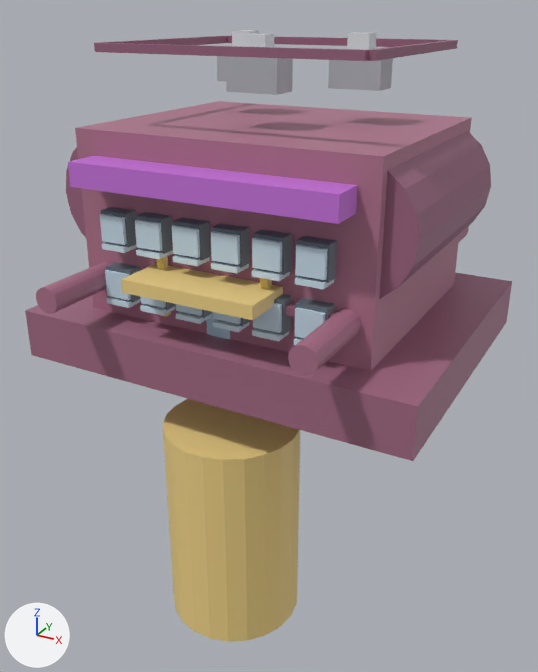
Renders of the glTF model models/casino.glb from each side of a commit.
Rendered twice from a 50 mm lens placed at (1.4, -2.66, 2.44), pointed at (-0.02, -0.08, 1.14). Every picture has the same lights, and +X, +Y and +Z are marked at lower left. The first picture is the older version. Where no turn or scale is listed for an object, it has been applied to the vertices.

The scene before the commit, as lines of its bpy script (objects in view):
```python
me_geometry_0 = bpy.data.meshes.new('geometry_0')
me_geometry_0.from_pydata(...)  # 794 vertices, 1300 faces; spans x -0.83..0.83, y -0.84..0.84, z 0.0..2.36
me_geometry_0.materials.append(mat_defaultmaterial)
ob_geometry_0 = bpy.data.objects.new('geometry_0', me_geometry_0)
ob_geometry_0.location = (0.0, 0.0, 0.0)
```
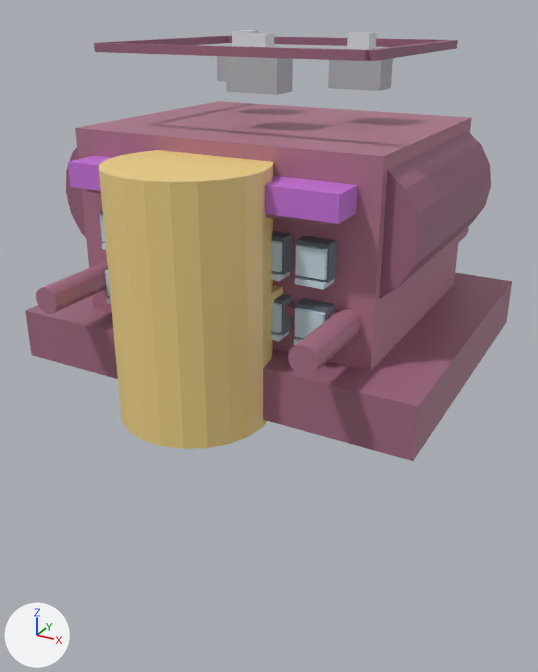
The newer file is also turned or shifted as a whole; pictures and numbers use the older file's frame.

Pixel boxes [x1, y1, x2, y2] of what changed, in the pictures (538 x 672 px; the box of a moved part takes in the faces that stretch with it):
```json
{"object": "geometry_0", "change": "reshaped", "before": [25, 30, 512, 642], "after": [25, 30, 512, 461], "on screen": "30% shorter"}
{"part": 1, "of": "me_geometry_0", "change": "moved or reshaped", "before": [163, 399, 300, 642], "after": [99, 150, 273, 449]}
{"part": 2, "of": "me_geometry_0", "change": "moved or reshaped", "after": [87, 189, 101, 194], "on screen": "not visible before"}
{"part": 3, "of": "me_geometry_0", "change": "moved or reshaped", "after": [266, 214, 288, 218], "on screen": "not visible before"}
```

The change, as JSON lines over the scene's bpy script:
```json
{"block": "me_geometry_0", "where": "# used by ob_geometry_0; location = (0.0, 0.0, 0.0)"}
{"op": "remove", "block": "me_geometry_0", "code": "me_geometry_0.from_pydata(...)  # 794 vertices, 1300 faces; spans x -0.83..0.83, y -0.84..0.84, z 0.0..2.36"}
{"op": "add", "block": "me_geometry_0", "code": "me_geometry_0.from_pydata(...)  # 794 vertices, 1300 faces; spans x -0.83..0.83, y -0.94..0.84, z 1.06..2.36"}
{"block": "me_geometry_0", "change": "me_geometry_0 part 1: the loose piece of 46 vertices spanning x -0.28..0.28, y -0.7..-0.14, z 0.0..0.9 is moved by (0.0, -0.24, 1.08)"}
{"block": "me_geometry_0", "change": "me_geometry_0 part 2: the loose piece of 8 vertices spanning x -0.47..-0.35, y -0.46..-0.34, z 1.91..1.96 is moved by (0.0, -0.16, -0.1)"}
{"block": "me_geometry_0", "change": "me_geometry_0 part 3: the loose piece of 8 vertices spanning x 0.19..0.3, y -0.46..-0.34, z 1.91..1.96 is moved by (0.0, -0.16, -0.1)"}
{"block": "me_geometry_0", "change": "other edits to the shape of me_geometry_0 do not show in these pictures"}
```
